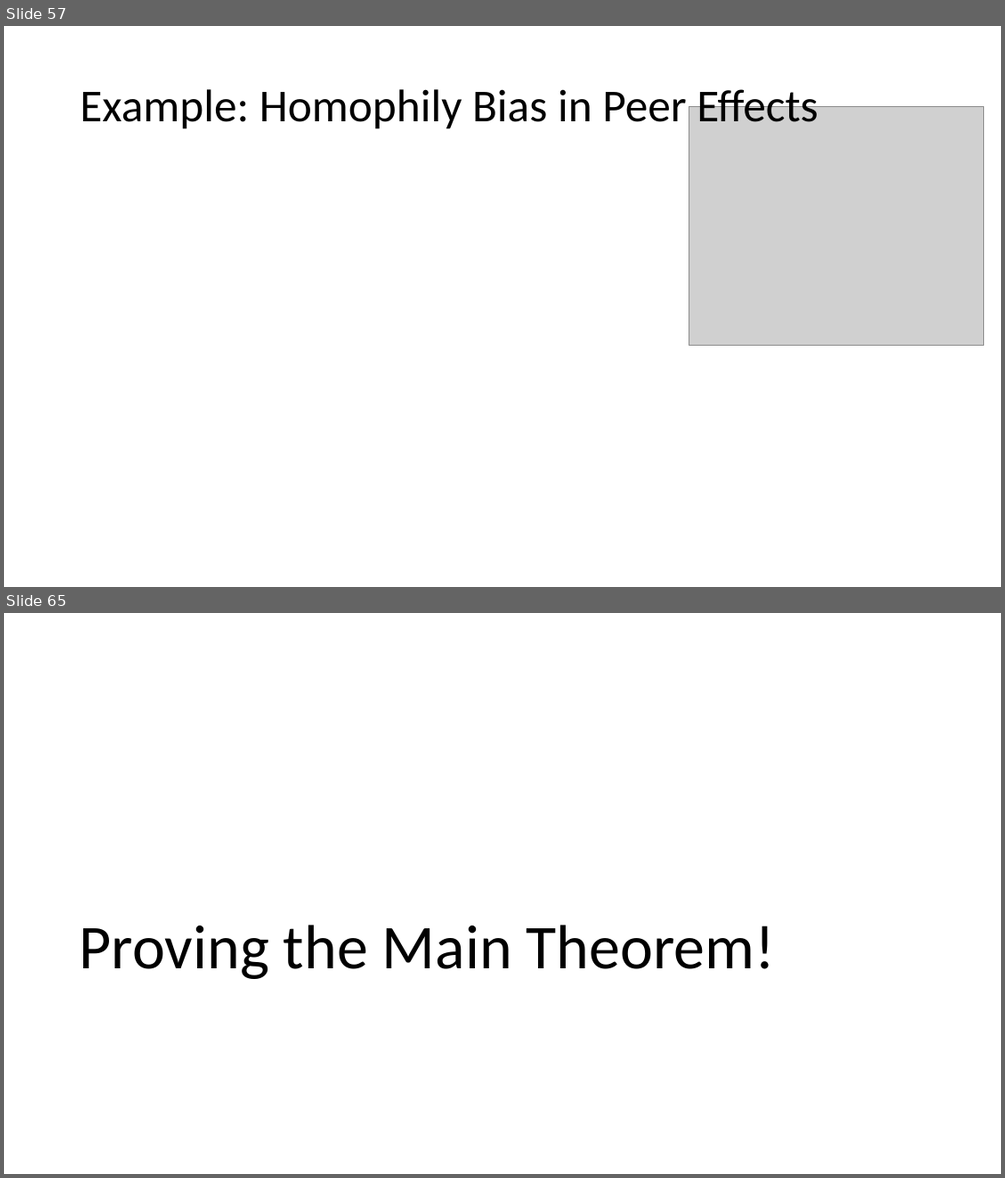
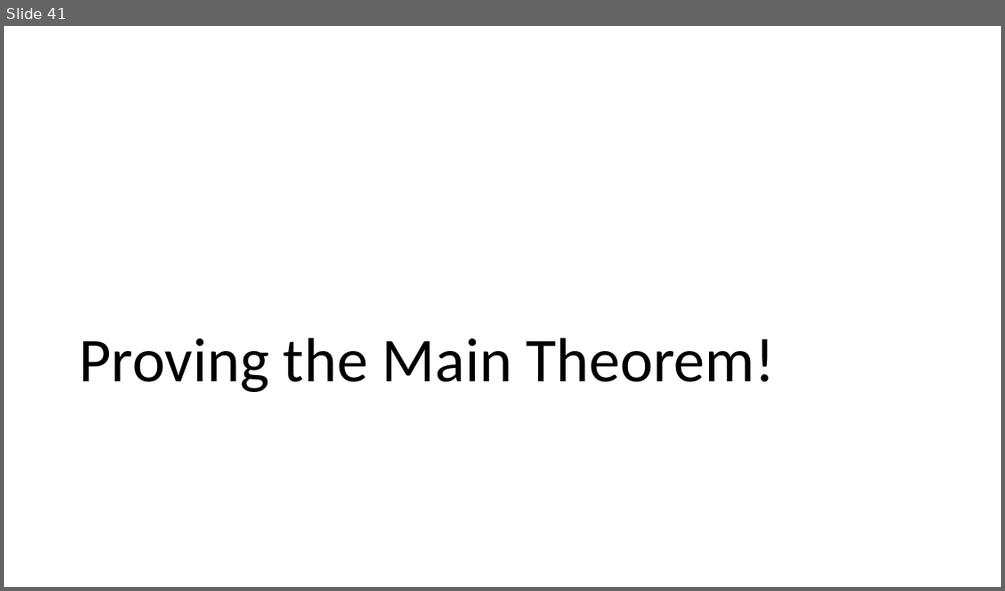
Before and after one commit to stanford-msande228/winter25, a slide deck: assets/presentations/MSANDE228_Lecture9_DAGs.pptx. Shown one above the other, each under a label of ours: slides 57 and 65 before the commit, slide 41 after it; the slides between them are not shown. The pictures are 1005x1178 and 1005x591 pixels, drawn with LibreOffice and Linux fonts; fonts in the diff are those of the drawing; grey boxes stand for pictures. Boxes give left, top, right and bottom in pixels: in the first picture for what was removed or moved away, otherwise in the second. Text is boxed around its words. In the diff, an @@ line names an element or a change of style, - is before the commit and + after.

```diff
--- a/assets/presentations/MSANDE228_Lecture9_DAGs.pptx
+++ b/assets/presentations/MSANDE228_Lecture9_DAGs.pptx
@@ slide 57 removed at <box>4,26,1001,587</box>, background #FFFFFF @@
@@ title removed at <box>80,84,818,129</box> @@
-Example: Homophily Bias in Peer Effects
@@ picture removed at <box>689,107,983,345</box> @@
@@ what was slide 65 is now slide 41 @@
```
Also in this commit, not shown: 23 other slides removed, 1 other file.
